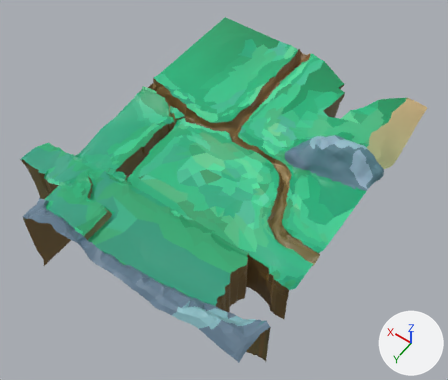
The FBX model Assets/3D/FBXs/Terrain.fbx as it was, and as the next commit left it.
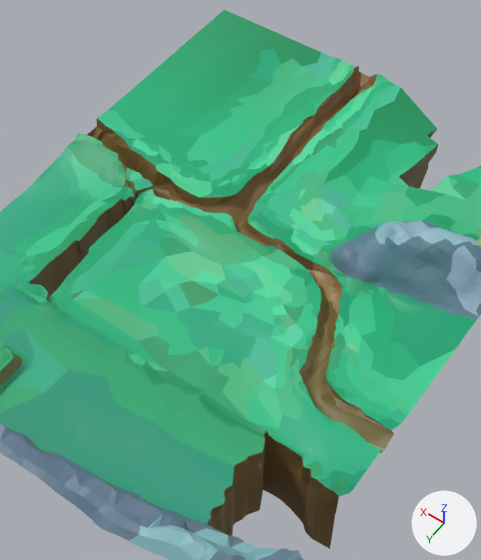
There are two pictures of each version: one whole from a 50 mm lens placed at (-97.4, 138.5, 193.6), pointed at (-1.8, 4.7, -16.8), one close up on the part from 22% to 82% of the width and 3% to 86% of the height. The lights are fixed; the arrows at lower right show +X, +Y and +Z. Where no turn or scale is listed for an object, it has been applied to the vertices.

In view in the first close-up: 'Terrain'.
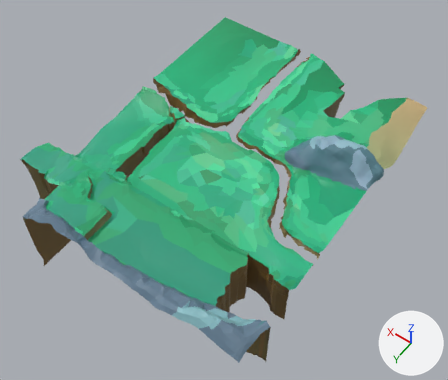
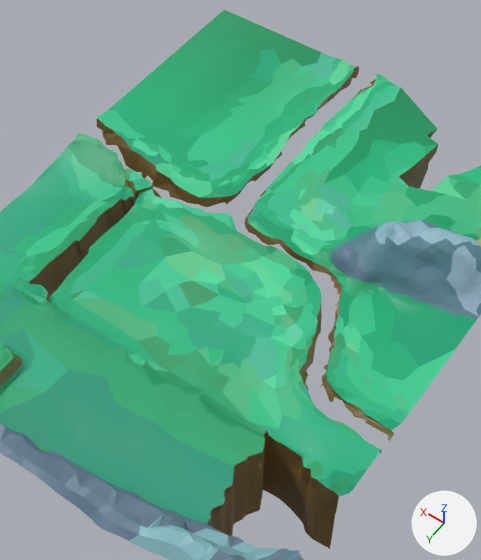
What changed in the scene script:
```text
Change me_plane_008:
    used by ob_terrain; location = (0.0, 0.0, 0.0)
    remove me_plane_008.from_pydata(...)  # 4939 vertices, 9060 faces; spans x -58.0..69.5, y -75.4..73.0, z -32.1..12.9
    add me_plane_008.from_pydata(...)  # 4607 vertices, 8173 faces; spans x -58.0..69.5, y -75.4..73.0, z -32.1..12.9
    me_plane_008 part 1: 332 vertices removed from x -55.6..53.2, y -75.1..23.9, z -6.0..0.2
```

What differs and where, as boxes (x1, y1, x2, y2) in the close-ups (481 x 560 px):
part 1 of me_plane_008, deleted (brown): before (87, 72, 389, 453)
